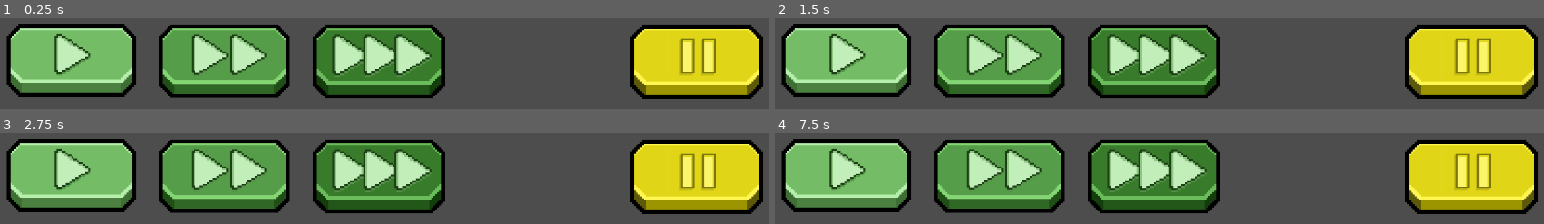
Above: before the commit, frames 1-4 (two rows, left to right).
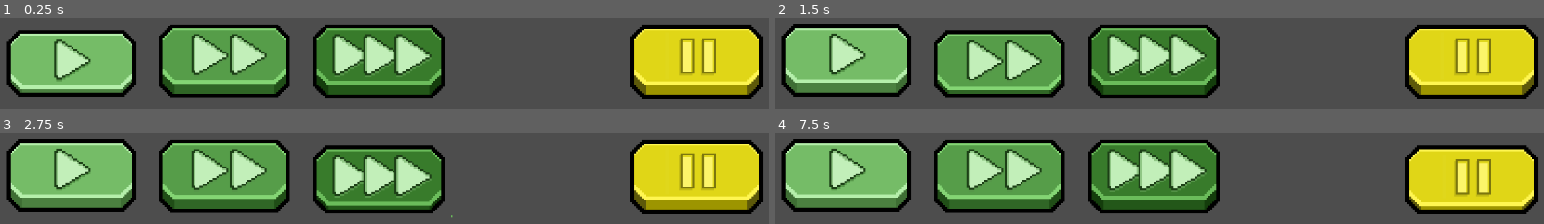
Above: after the commit, the same moments.

Repository: AmandaSeier/Cancer
Game: Godot game, scene res://scripts/Main_Scene.tscn
Same seed, same stepped clock (60 frames per second), same inputs: the game is played once before the commit and once after it.
Inputs (mouse positions are in pixels of both pictures, inside the frame that each line leads up to):
- Up to frame 1 (0.25 s): no input
- Up to frame 2 (1.5 s): click (844, 60) at 0.5 s; click (998, 60) at 1.25 s
- Up to frame 3 (2.75 s): click (376, 176) at 2 s
- Up to frame 4 (7.5 s): click (844, 175) at 2.75 s; click (998, 175) at 3.5 s; click (1151, 176) at 4.25 s; click (844, 175) at 5 s; click (998, 175) at 5.75 s; click (1151, 176) at 6.5 s; click (1474, 176) at 7.25 s

The runs differ from the first frame. In frame 1, 4.9% of the frame differs, in the area x 0-18%, y 6-79%; in frame 2, 5.5%; in frame 3, 6.5%, in the area x 40-59%, y 7-94%; in frame 4, 4.7%.

Commit message:
Made buttons toggle-able

Diff:
--- a/project.godot
+++ b/project.godot
@@ -18,3 +18,7 @@
 [autoload]
 
 StateMachine="*res://scripts/StateMachine.gd"
+
+[rendering]
+
+textures/canvas_textures/default_texture_filter=0
--- a/scripts/Main_Scene.tscn
+++ b/scripts/Main_Scene.tscn
@@ -1,12 +1,13 @@
-[gd_scene load_steps=11 format=3 uid="uid://8xwsqxt7cwlf"]
+[gd_scene load_steps=12 format=3 uid="uid://8xwsqxt7cwlf"]
 
 [ext_resource type="Script" path="res://scripts/UIHandler.gd" id="1_hbd8v"]
 [ext_resource type="Texture2D" uid="uid://bcyi7foyqhnyx" path="res://sprites/1x Button-1.png (1).png" id="2_j3b27"]
+[ext_resource type="ButtonGroup" uid="uid://cq15tv1x3rmhk" path="res://sprites/button_group_time_scale.tres" id="2_s7vfb"]
 [ext_resource type="Texture2D" uid="uid://bb4et5ummsgur" path="res://sprites/1x Button-2.png.png" id="3_8kphk"]
 [ext_resource type="Texture2D" uid="uid://c3hay011l7cla" path="res://sprites/5x Button-1.png.png" id="4_8878u"]
 [ext_resource type="Texture2D" uid="uid://drxo086euvgtg" path="res://sprites/5x Button-2.png.png" id="5_6fqro"]
 [ext_resource type="Texture2D" uid="uid://b2xr4ucimm6eu" path="res://sprites/10x Button-1.png.png" id="6_bthhl"]
-[ext_resource type="Texture2D" uid="uid://cle5rfi1a80mv" path="res://sprites/10x Button-2.png (1).png" id="7_y2o7k"]
+[ext_resource type="Texture2D" uid="uid://cqu4oqfr5be8h" path="res://sprites/10x Button-2.png.png" id="7_xbcdv"]
 [ext_resource type="Texture2D" uid="uid://cmui5espswj1e" path="res://sprites/Pause Button-1.png.png" id="8_p0rg2"]
 [ext_resource type="Texture2D" uid="uid://cx60k18av66lt" path="res://sprites/Pause Button-2.png.png" id="9_1buq3"]
 
@@ -1674,6 +1675,10 @@
 offset_bottom = 645.0
 size_flags_vertical = 10
 size_flags_stretch_ratio = 0.0
+toggle_mode = true
+button_pressed = true
+action_mode = 0
+button_group = ExtResource("2_s7vfb")
 texture_normal = ExtResource("2_j3b27")
 texture_pressed = ExtResource("3_8kphk")
 stretch_mode = 0
@@ -1685,6 +1690,9 @@
 offset_right = 470.0
 offset_bottom = 647.0
 size_flags_vertical = 10
+toggle_mode = true
+action_mode = 0
+button_group = ExtResource("2_s7vfb")
 texture_normal = ExtResource("4_8878u")
 texture_pressed = ExtResource("5_6fqro")
 stretch_mode = 0
@@ -1696,8 +1704,11 @@
 offset_right = 694.0
 offset_bottom = 648.0
 size_flags_vertical = 10
+toggle_mode = true
+action_mode = 0
+button_group = ExtResource("2_s7vfb")
 texture_normal = ExtResource("6_bthhl")
-texture_pressed = ExtResource("7_y2o7k")
+texture_pressed = ExtResource("7_xbcdv")
 stretch_mode = 0
 
 [node name="Pause button" type="TextureButton" parent="UI Handler"]
@@ -1706,6 +1717,9 @@
 offset_top = 508.0
 offset_right = 1153.0
 offset_bottom = 649.0
+toggle_mode = true
+action_mode = 0
+button_group = ExtResource("2_s7vfb")
 texture_normal = ExtResource("8_p0rg2")
 texture_pressed = ExtResource("9_1buq3")
 stretch_mode = 0
--- /dev/null
+++ b/sprites/button_group_time_scale.tres
@@ -0,0 +1,3 @@
+[gd_resource type="ButtonGroup" format=3 uid="uid://cq15tv1x3rmhk"]
+
+[resource]
